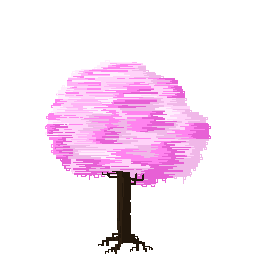
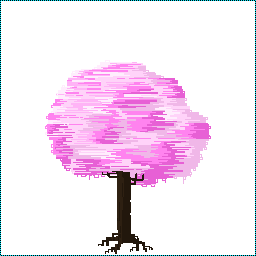
Before/after of a w=256, h=256 layered artwork. What changed in the layer stack:
painted on "tree" over (x1=0, y1=0, x2=256, y2=256)
added layer "zone" above "background" over (x1=0, y1=0, x2=256, y2=256)
